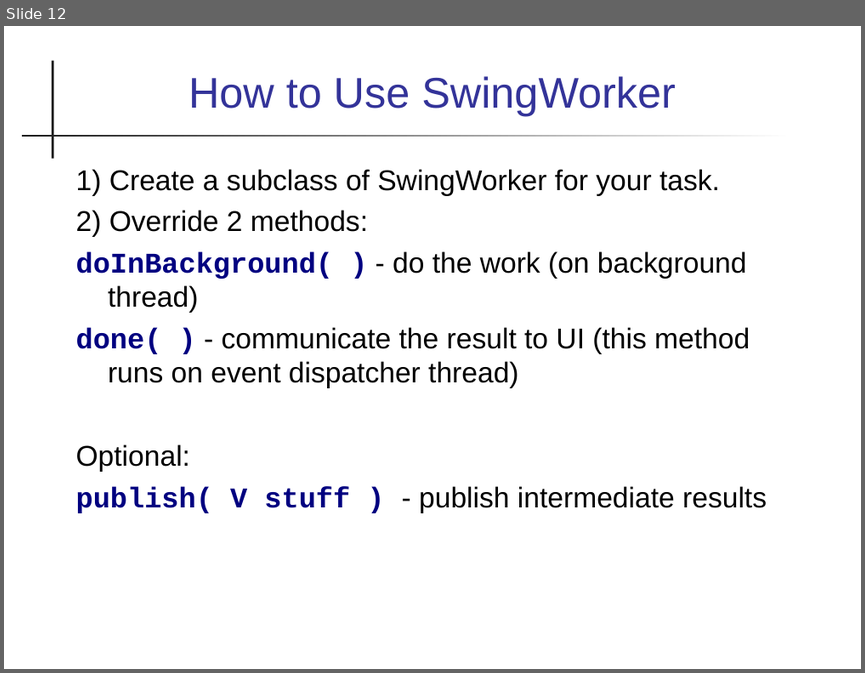
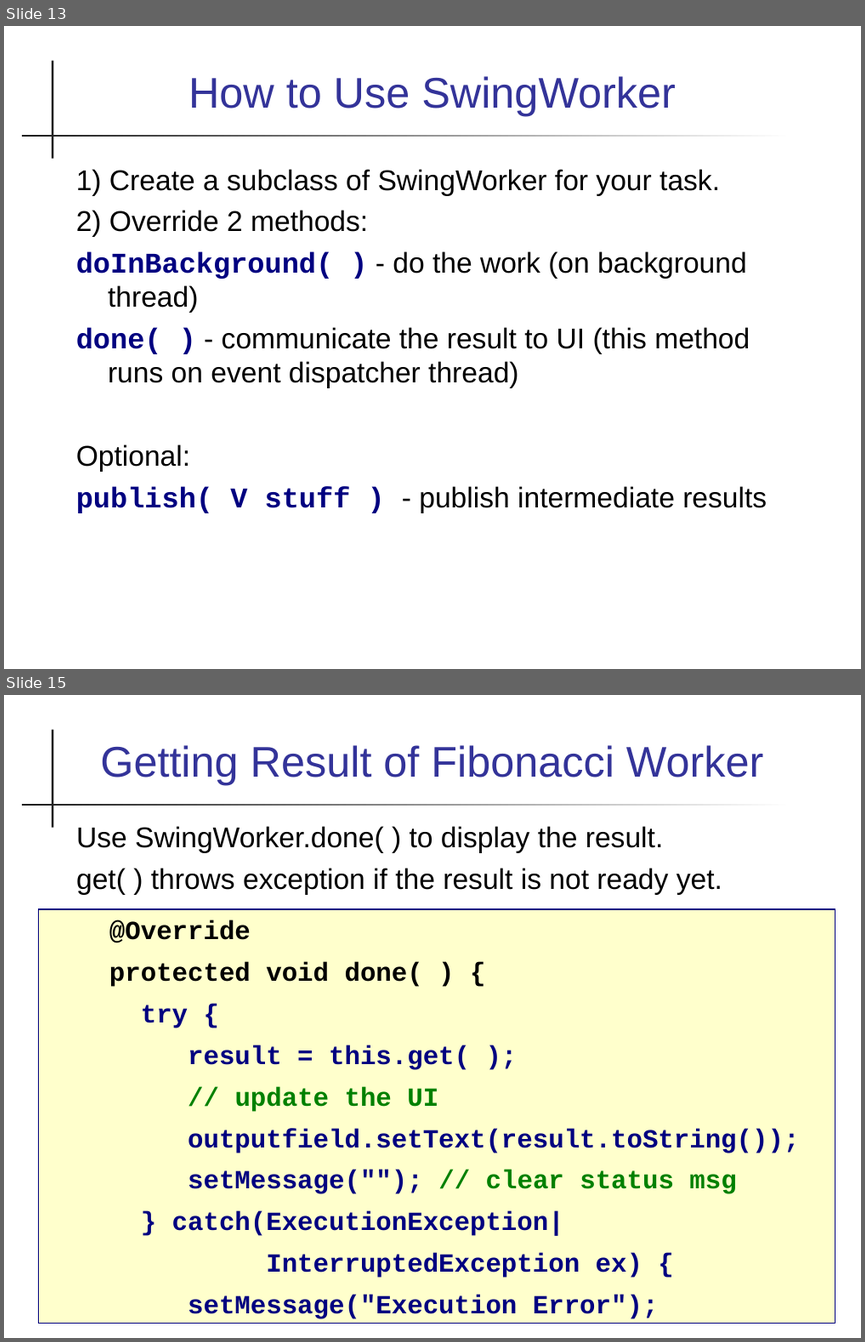
Before and after one commit to skeoop/skeoop.github.io, a slide deck: week12/Threads in Swing.ppt. Shown one above the other, each under a label of ours: slide 12 before the commit, slides 13 and 15 after it; the slides between them are not shown. The pictures are 865x673 and 865x1342 pixels, drawn with LibreOffice and Linux fonts; fonts in the diff are those of the drawing. Boxes give left, top, right and bottom in pixels: in the first picture for what was removed or moved away, otherwise in the second. Text is boxed around its words. In the diff, an @@ line names an element or a change of style, - is before the commit and + after.

Commit message:
update swingworker example

```diff
--- a/week12/Threads in Swing.ppt
+++ b/week12/Threads in Swing.ppt
@@ slide 15 added at <box>4,695,861,1338</box>, background #FFFFFF; not listed: 2 template elements that a slide beside it also shows @@
@@ title added at <box>100,745,763,785</box>, 36 pt, text #333399 @@
+Getting Result of Fibonacci Worker
@@ text added at <box>76,826,722,895</box>, 24 pt, text #000000 @@
+Use SwingWorker.done( ) to display the result.
+get( ) throws exception if the result is not ready yet.
@@ rectangle added at <box>38,909,835,1323</box>, fill #FFFFCC, outline #000080 0.74 pt, 22 pt, text #000080, bold @@
+@Override
+protected void done( ) {
+try {
+result = this.get( );
+// update the UI
+outputfield.setText(result.toString());
+setMessage(""); // clear status msg
+} catch(ExecutionException|
+InterruptedException ex) {
+setMessage("Execution Error");
@@ what was slide 12 is now slide 13 @@
```
Also in this commit, not shown: 3 slides changed, 2 other slides added, 1 other file.
